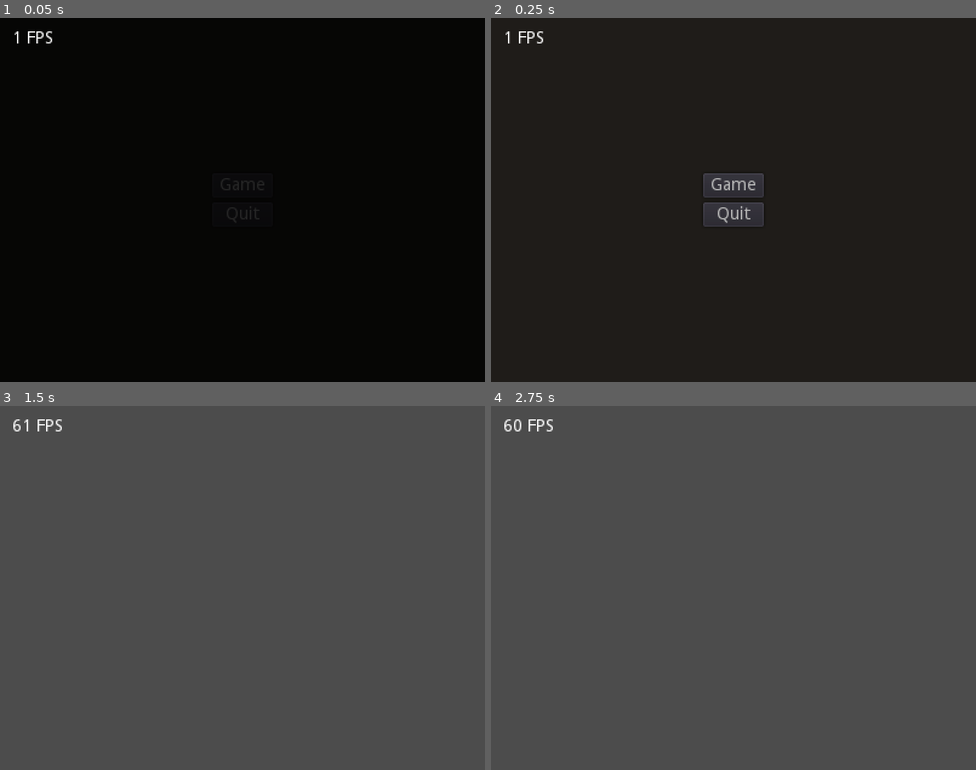
Above: before the commit, frames 1-4 (two rows, left to right).
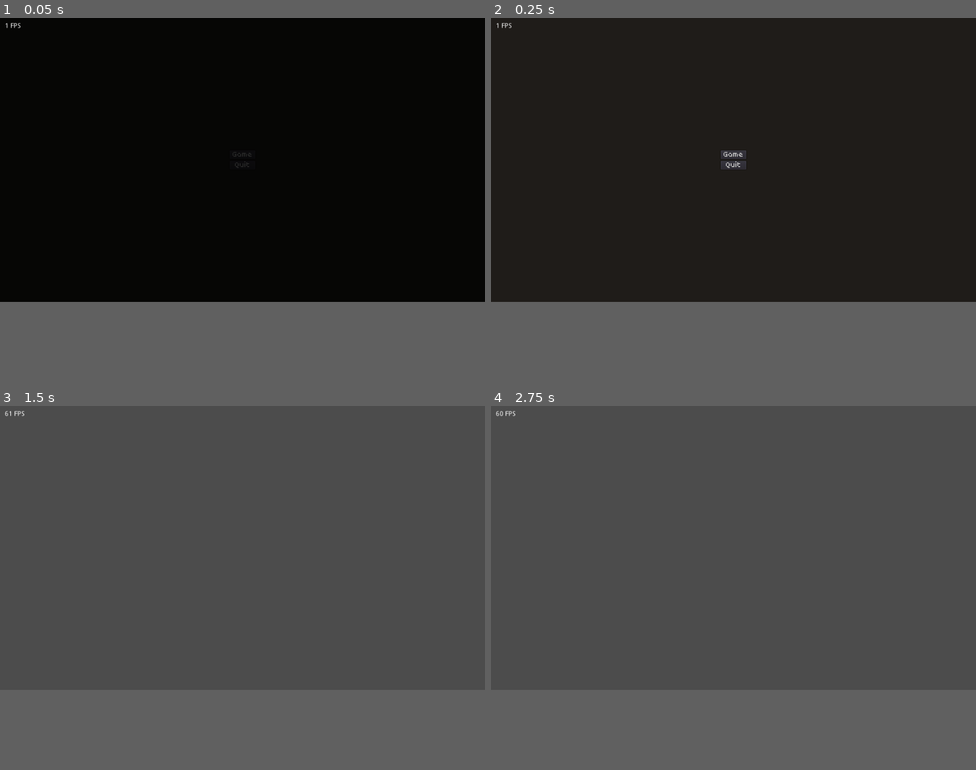
Above: after the commit, the same moments.

Repository: Byteron/ludum-dare-44
Game: Godot game, scene res://source/interface/menu/TitleScreen.tscn
The game is run twice, just before and just after one commit, with the same random seed, the same clock (stepped at 60 frames per second) and the same inputs.
Inputs:
- Up to frame 1 (0.05 s): no input
- Up to frame 2 (0.25 s): no input
- Up to frame 3 (1.5 s): click "Game" at 0.5 s
- Up to frame 4 (2.75 s): tap Enter at 2 s
In our replay, the window is 800x600 before the commit and 800x468 after it. These sizes can differ from the game's own. Grey fills any space a smaller window leaves; there, only what the larger window draws over its background counts as a difference.

The runs differ from the first frame. In frame 1, 0.3% of the frame differs, in the area x 1-55%, y 1-56%; in frame 2, 2.0%, in the area x 1-57%, y 1-58%; in frame 3, 0.2%; in frame 4, 0.2%.

Commit message:
implement theme and default font

Diff:
--- /dev/null
+++ b/assets/interface/theme.tres
@@ -0,0 +1,6 @@
+[gd_resource type="Theme" load_steps=2 format=2]
+
+[ext_resource path="res://fonts/poco/Poco.tres" type="DynamicFont" id=1]
+
+[resource]
+default_font = ExtResource( 1 )
--- a/fonts/poco/Poco.tres
+++ b/fonts/poco/Poco.tres
@@ -3,9 +3,7 @@
 [ext_resource path="res://fonts/poco/Poco.ttf" type="DynamicFontData" id=1]
 
 [resource]
-
-size = 40
+size = 20
 use_mipmaps = true
-extra_spacing_top = -18
-extra_spacing_bottom = 2
+extra_spacing_top = -12
 font_data = ExtResource( 1 )
--- a/project.godot
+++ b/project.godot
@@ -23,15 +23,6 @@
 
 Scene="*res://source/global/Scene.tscn"
 
-[display]
-
-window/size/width=400
-window/size/height=300
-window/size/test_width=800
-window/size/test_height=600
-window/stretch/mode="viewport"
-window/stretch/aspect="keep"
-
 [rendering]
 
 quality/driver/driver_name="GLES2"
--- a/source/interface/menu/TitleScreen.tscn
+++ b/source/interface/menu/TitleScreen.tscn
@@ -1,11 +1,13 @@
-[gd_scene load_steps=2 format=2]
+[gd_scene load_steps=3 format=2]
 
-[ext_resource path="res://source/interface/menu/TitleScreen.gd" type="Script" id=1]
+[ext_resource path="res://assets/interface/theme.tres" type="Theme" id=1]
+[ext_resource path="res://source/interface/menu/TitleScreen.gd" type="Script" id=2]
 
 [node name="TitleScreen" type="Control"]
 anchor_right = 1.0
 anchor_bottom = 1.0
-script = ExtResource( 1 )
+theme = ExtResource( 1 )
+script = ExtResource( 2 )
 
 [node name="Background" type="ColorRect" parent="."]
 anchor_right = 1.0
@@ -17,20 +19,20 @@
 anchor_bottom = 1.0
 
 [node name="VBoxContainer" type="VBoxContainer" parent="CenterContainer"]
-margin_left = 487.0
-margin_top = 278.0
-margin_right = 537.0
-margin_bottom = 322.0
+margin_left = 485.0
+margin_top = 280.0
+margin_right = 539.0
+margin_bottom = 320.0
 
 [node name="Game" type="Button" parent="CenterContainer/VBoxContainer"]
-margin_right = 50.0
-margin_bottom = 20.0
+margin_right = 54.0
+margin_bottom = 18.0
 text = "Game"
 
 [node name="Quit" type="Button" parent="CenterContainer/VBoxContainer"]
-margin_top = 24.0
-margin_right = 50.0
-margin_bottom = 44.0
+margin_top = 22.0
+margin_right = 54.0
+margin_bottom = 40.0
 text = "Quit"
 
 [connection signal="pressed" from="CenterContainer/VBoxContainer/Game" to="." method="_on_Game_pressed"]
Binary file changed: assets/sprites/basesheet.ase
Not shown, added: assets/sprites/tilemap.png.import
